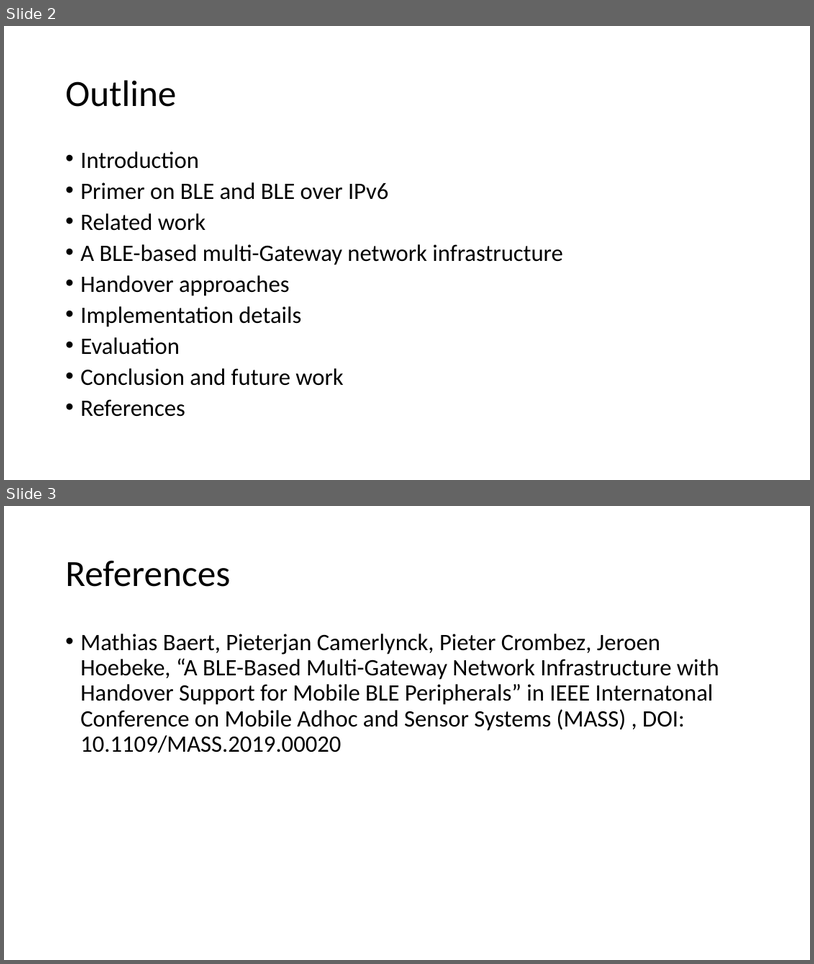
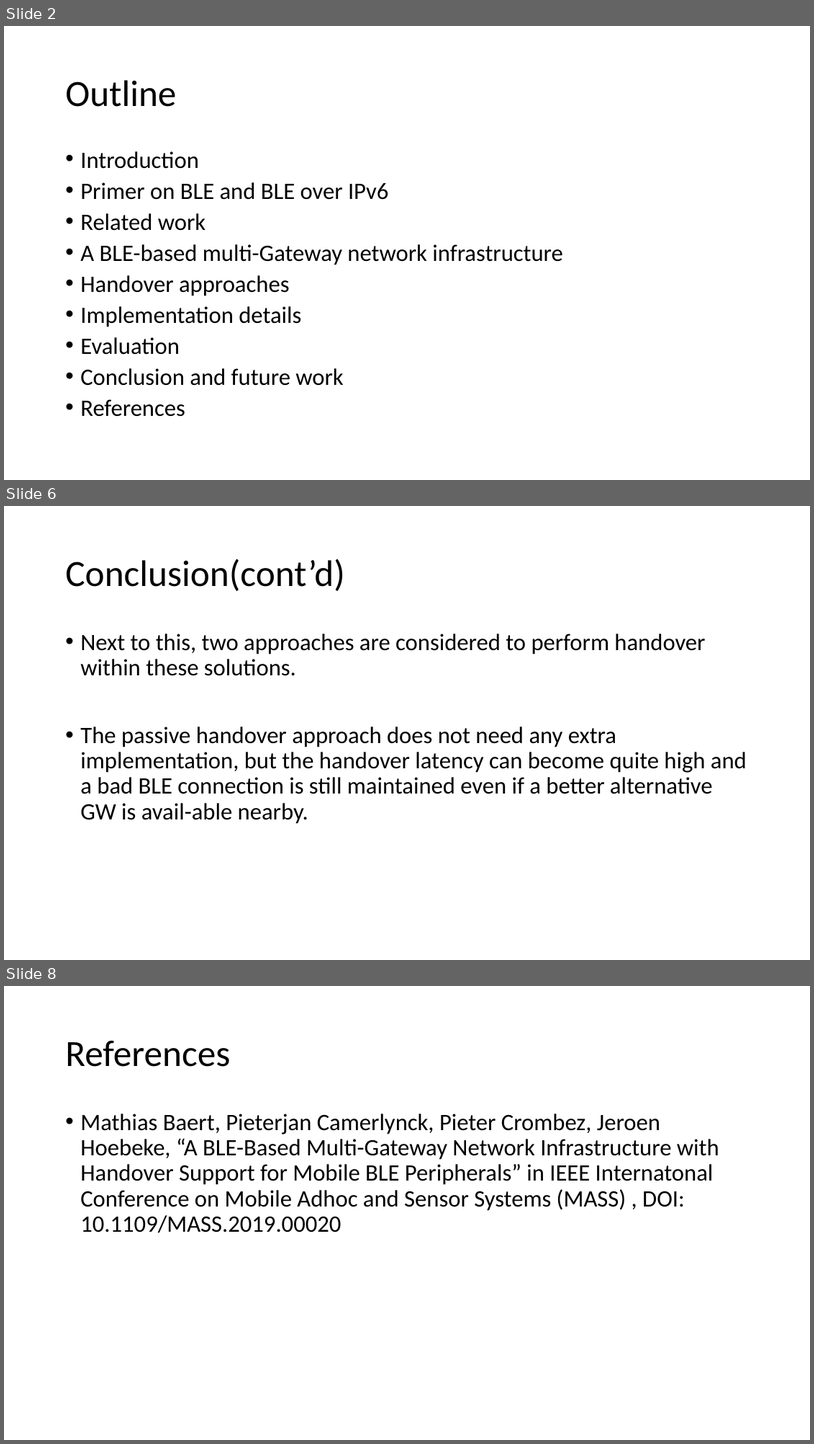
Before and after one commit to EKOISMYLOVE/NTUT_GM_PPT, a slide deck: A BLE-based multi-gateway network infrastructure with handover support for mobile BLE peripherals.pptx. Shown one above the other, each under a label of ours: slides 2 and 3 before the commit, slides 2, 6 and 8 after it; the slides between them are not shown. The pictures are 814x964 and 814x1444 pixels, drawn with LibreOffice and Linux fonts; fonts in the diff are those of the drawing. Boxes give left, top, right and bottom in pixels: in the first picture for what was removed or moved away, otherwise in the second. Text is boxed around its words. In the diff, an @@ line names an element or a change of style, - is before the commit and + after.

Commit message:
Conclusion

```diff
--- a/A BLE-based multi-gateway network infrastructure with handover support for mobile BLE peripherals.pptx
+++ b/A BLE-based multi-gateway network infrastructure with handover support for mobile BLE peripherals.pptx
@@ slide 6 added at [4, 506, 810, 960], background #FFFFFF @@
@@ title added at [65, 559, 345, 591], 44 pt, text #000000 @@
+Conclusion(cont’d)
@@ text added at [80, 633, 747, 824], 28 pt, text #000000 @@
+• Next to this, two approaches are considered to perform handover within these solutions.
+• The passive handover approach does not need any extra implementation, but the handover latency can become quite high and a bad BLE connection is still maintained even if a better alternative GW is avail-able nearby.
@@ what was slide 3 is now slide 8 @@
```
Also in this commit, not shown: 4 other slides added.
